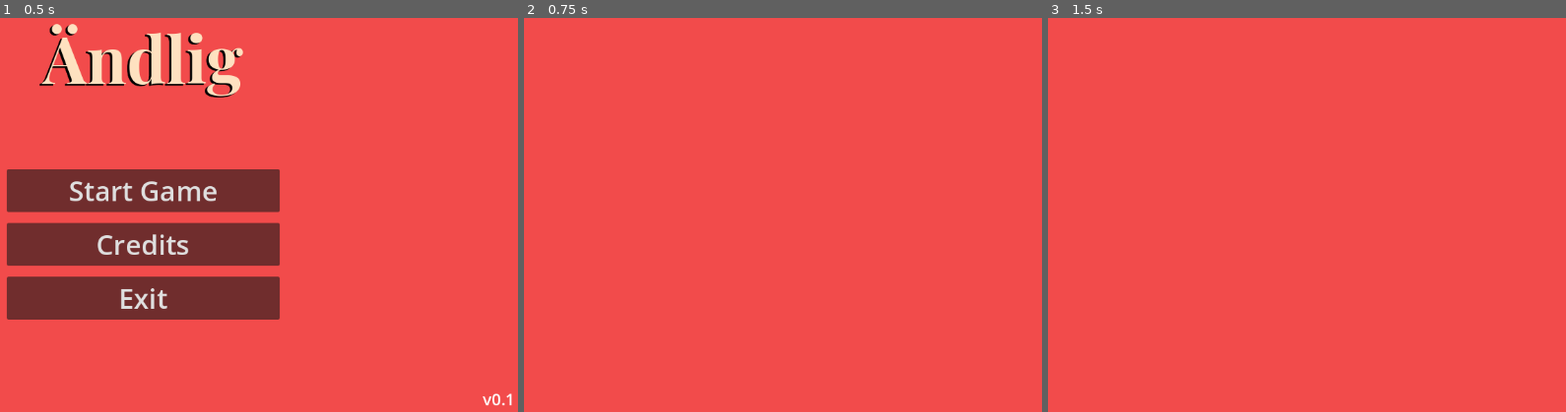
Above: before the commit, frames 1-3 (left to right).
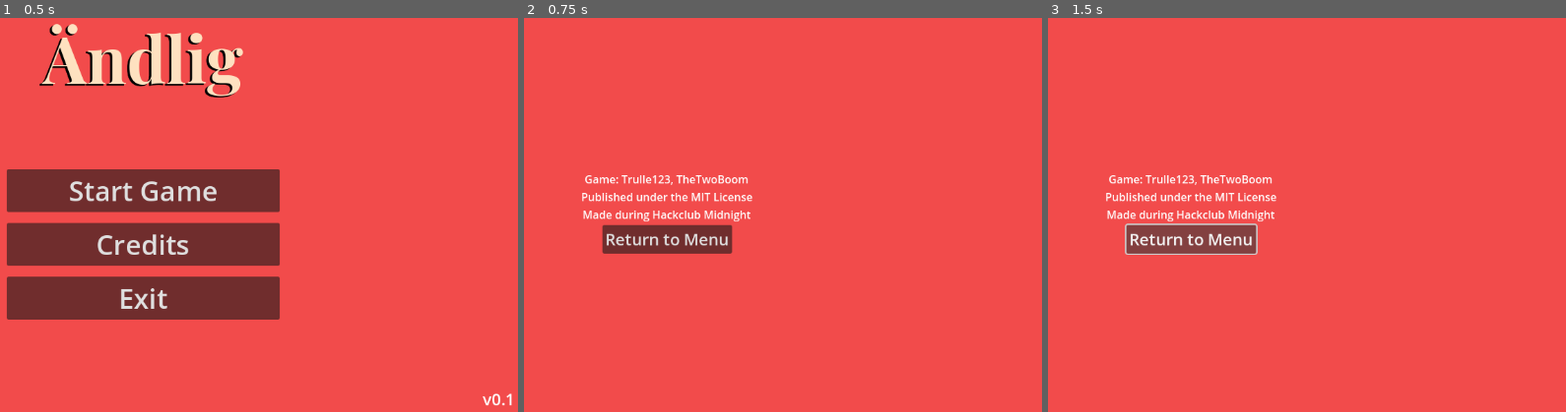
Above: after the commit, the same moments.

Repository: TheTwoBoom/andlig
Game: Godot game, scene res://scenes/menu.tscn
Two runs of this game, one before a commit and one after it. Both use one fixed random seed, a clock stepped at 60 frames per second and the inputs below.
Inputs (mouse positions are in pixels of both pictures, inside the frame that each line leads up to):
- Up to frame 1 (0.5 s): no input
- Up to frame 2 (0.75 s): click "Credits" at 0.5 s
- Up to frame 3 (1.5 s): click (1193, 238) at 1.25 s, where only the run after the commit has a clickable "Return to Menu"

Frame 1 is identical in both runs. In frame 2, 3.0% of the frame differs, in the area x 11-45%, y 39-60%; in frame 3, 3.2%, in the area x 11-45%, y 39-61%.

Commit message:
Update credits.tscn

Diff:
--- a/scenes/credits.tscn
+++ b/scenes/credits.tscn
@@ -7,3 +7,36 @@
 anchor_bottom = 1.0
 grow_horizontal = 2
 grow_vertical = 2
+
+[node name="MarginContainer" type="MarginContainer" parent="."]
+layout_mode = 1
+anchors_preset = 14
+anchor_top = 0.5
+anchor_right = 1.0
+anchor_bottom = 0.5
+offset_top = -92.5
+offset_bottom = 92.5
+grow_horizontal = 2
+grow_vertical = 2
+theme_override_constants/margin_left = 32
+theme_override_constants/margin_top = 32
+theme_override_constants/margin_right = 32
+theme_override_constants/margin_bottom = 32
+
+[node name="VBoxContainer" type="VBoxContainer" parent="MarginContainer"]
+layout_mode = 2
+
+[node name="Label" type="Label" parent="MarginContainer/VBoxContainer"]
+layout_mode = 2
+size_flags_horizontal = 4
+text = "Game: Trulle123, TheTwoBoom
+Published under the MIT License
+Made during Hackclub Midnight"
+horizontal_alignment = 1
+vertical_alignment = 1
+
+[node name="Button" type="Button" parent="MarginContainer/VBoxContainer"]
+layout_mode = 2
+size_flags_horizontal = 4
+theme_override_font_sizes/font_size = 24
+text = "Return to Menu"
